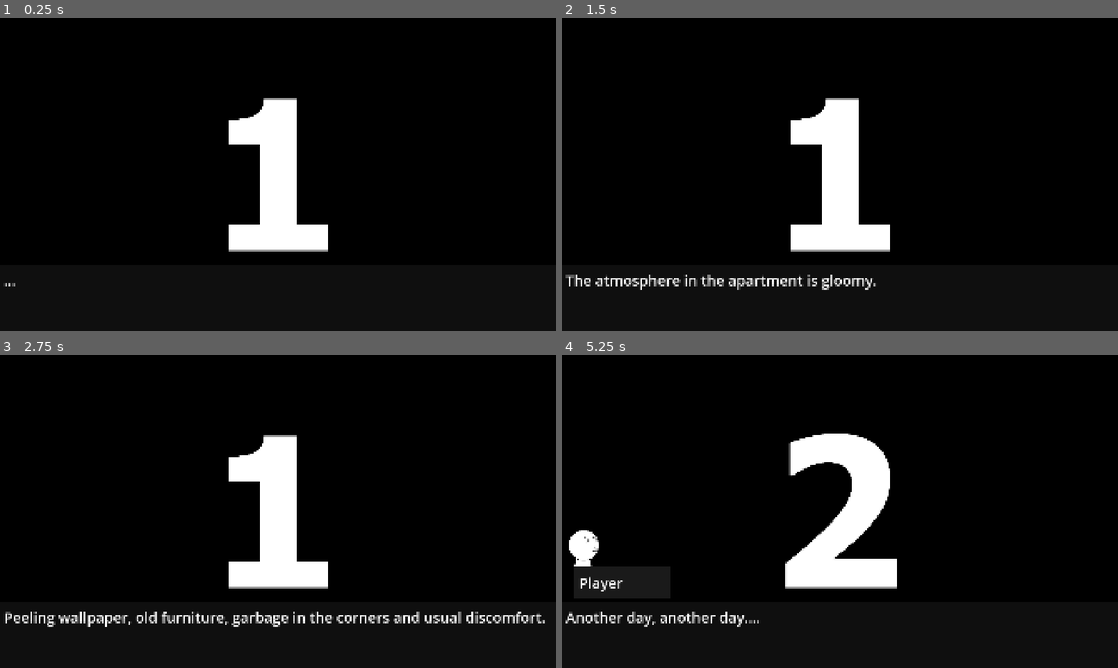
Above: before the commit, frames 1-4 (two rows, left to right).
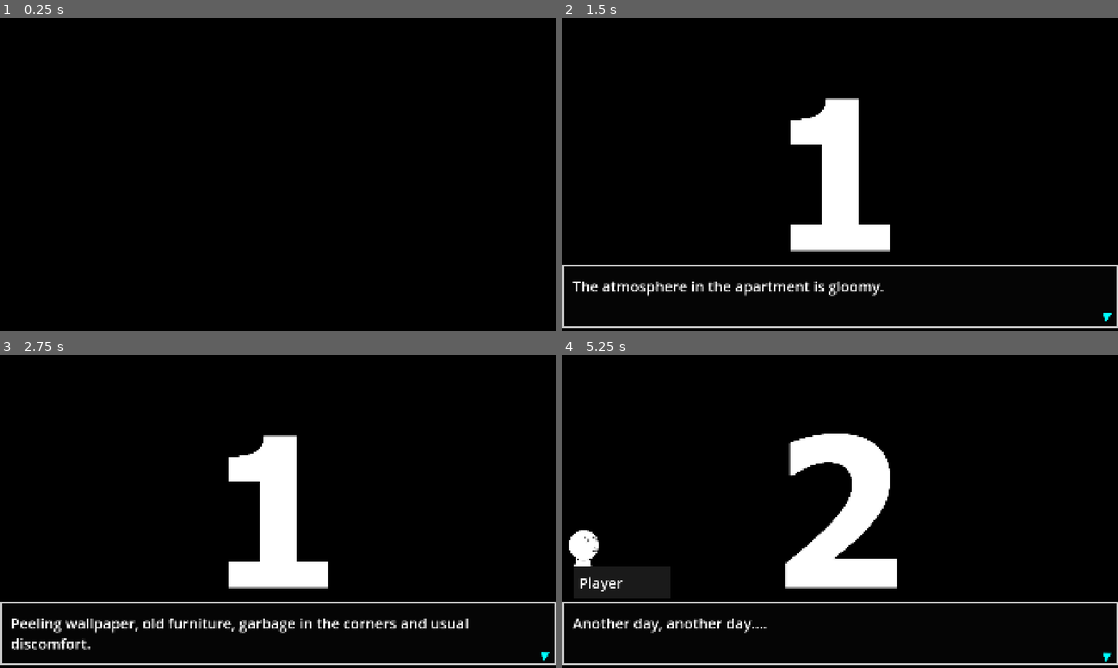
Above: after the commit, the same moments.

Repository: mathew-tran/jamegam50
Game: Godot game, scene res://Scenes/Title.tscn
Two runs of this game, one before a commit and one after it. Both use one fixed random seed, a clock stepped at 60 frames per second and the inputs below. Before the commit the project starts from res://Scenes/Main.tscn.
Inputs (mouse positions are in pixels of both pictures, inside the frame that each line leads up to):
- Up to frame 1 (0.25 s): no input
- Up to frame 2 (1.5 s): move the mouse to (962, 158) at 0.52 s; press the mouse at (962, 158) at 0.53 s; tap Enter at 1.25 s; move the mouse to (728, 190) at 1.27 s; release the mouse at (728, 190) at 1.28 s; click (728, 190) at 1.35 s
- Up to frame 3 (2.75 s): tap Space at 2 s; move the mouse to (333, 442) at 2.02 s; press the mouse at (333, 442) at 2.03 s
- Up to frame 4 (5.25 s): tap Enter at 2.75, 4.25 s; move the mouse to (812, 574) at 2.77 s; release the mouse at (812, 574) at 2.78 s; click (812, 574) at 2.85 s; tap Space at 3.5, 5 s; move the mouse to (1006, 558) at 3.52 s; press the mouse at (1006, 558) at 3.53 s; move the mouse to (673, 464) at 4.27 s; release the mouse at (673, 464) at 4.28 s; click (673, 464) at 4.35 s; move the mouse to (867, 511) at 5.02 s; press the mouse at (867, 511) at 5.03 s

The runs differ from the first frame. In frame 1, 4.7% of the frame differs, in the area x 0-59%, y 25-86%; in frame 2, 2.9%; in frame 3, 4.3%; in frame 4, 2.2%.

Commit message:
add transition scene

Diff:
--- /dev/null
+++ b/Prefabs/Autoload/TransitionScene.tscn
@@ -0,0 +1,102 @@
+[gd_scene load_steps=9 format=3 uid="uid://jsqg7rvmk1le"]
+
+[ext_resource type="Script" uid="uid://8onqdtieylkg" path="res://Scripts/Autoload/TransitionScene.gd" id="1_bfmyn"]
+[ext_resource type="AudioStream" uid="uid://b7m2orjiytd7l" path="res://Audio/SFX/static.ogg" id="2_83n5x"]
+
+[sub_resource type="FastNoiseLite" id="FastNoiseLite_nw0oy"]
+noise_type = 5
+frequency = 1.0
+domain_warp_enabled = true
+domain_warp_frequency = 2.0
+
+[sub_resource type="NoiseTexture2D" id="NoiseTexture2D_ciiyh"]
+width = 1920
+height = 1080
+seamless = true
+seamless_blend_skirt = 0.58
+noise = SubResource("FastNoiseLite_nw0oy")
+
+[sub_resource type="StyleBoxTexture" id="StyleBoxTexture_bfmyn"]
+texture = SubResource("NoiseTexture2D_ciiyh")
+
+[sub_resource type="Animation" id="Animation_ohxp3"]
+resource_name = "animateIn"
+length = 0.4
+tracks/0/type = "value"
+tracks/0/imported = false
+tracks/0/enabled = true
+tracks/0/path = NodePath("Panel:modulate")
+tracks/0/interp = 1
+tracks/0/loop_wrap = true
+tracks/0/keys = {
+"times": PackedFloat32Array(0, 0.333333),
+"transitions": PackedFloat32Array(1, 1),
+"update": 0,
+"values": [Color(1, 1, 1, 0), Color(1, 1, 1, 1)]
+}
+tracks/1/type = "value"
+tracks/1/imported = false
+tracks/1/enabled = true
+tracks/1/path = NodePath("AudioStreamPlayer2D:playing")
+tracks/1/interp = 1
+tracks/1/loop_wrap = true
+tracks/1/keys = {
+"times": PackedFloat32Array(0, 0.24, 0.4),
+"transitions": PackedFloat32Array(1, 1, 1),
+"update": 1,
+"values": [false, true, false]
+}
+
+[sub_resource type="Animation" id="Animation_ufw5x"]
+length = 0.001
+tracks/0/type = "value"
+tracks/0/imported = false
+tracks/0/enabled = true
+tracks/0/path = NodePath("Panel:modulate")
+tracks/0/interp = 1
+tracks/0/loop_wrap = true
+tracks/0/keys = {
+"times": PackedFloat32Array(0),
+"transitions": PackedFloat32Array(1),
+"update": 0,
+"values": [Color(1, 1, 1, 1)]
+}
+tracks/1/type = "value"
+tracks/1/imported = false
+tracks/1/enabled = true
+tracks/1/path = NodePath("AudioStreamPlayer2D:playing")
+tracks/1/interp = 1
+tracks/1/loop_wrap = true
+tracks/1/keys = {
+"times": PackedFloat32Array(0),
+"transitions": PackedFloat32Array(1),
+"update": 1,
+"values": [false]
+}
+
+[sub_resource type="AnimationLibrary" id="AnimationLibrary_iyff8"]
+_data = {
+&"RESET": SubResource("Animation_ufw5x"),
+&"animateIn": SubResource("Animation_ohxp3")
+}
+
+[node name="TransitionScene" type="CanvasLayer"]
+process_mode = 3
+script = ExtResource("1_bfmyn")
+
+[node name="Panel" type="Panel" parent="."]
+anchors_preset = 15
+anchor_right = 1.0
+anchor_bottom = 1.0
+grow_horizontal = 2
+grow_vertical = 2
+mouse_filter = 2
+theme_override_styles/panel = SubResource("StyleBoxTexture_bfmyn")
+
+[node name="AnimationPlayer" type="AnimationPlayer" parent="."]
+libraries = {
+&"": SubResource("AnimationLibrary_iyff8")
+}
+
+[node name="AudioStreamPlayer2D" type="AudioStreamPlayer2D" parent="."]
+stream = ExtResource("2_83n5x")
--- a/Prefabs/Player.tscn
+++ b/Prefabs/Player.tscn
@@ -47,6 +47,7 @@
 debug_path_custom_line_width = 3.05
 
 [node name="Waypoint" type="Sprite2D" parent="."]
+visible = false
 light_mask = 2
 visibility_layer = 2
 texture = ExtResource("3_b43ah")
--- a/Scenes/Cutscene.tscn
+++ b/Scenes/Cutscene.tscn
@@ -6,6 +6,7 @@
 [ext_resource type="Texture2D" uid="uid://col6mb1s1fvko" path="res://Art/CutSceneStills/Test2.png" id="4_0m8yb"]
 [ext_resource type="Texture2D" uid="uid://dbeodcufdlern" path="res://Art/CutSceneStills/Test3.png" id="5_kweal"]
 [ext_resource type="Texture2D" uid="uid://dwnj62rvpsn7r" path="res://Art/Player/PlayerFace.png" id="6_kweal"]
+[ext_resource type="Texture2D" uid="uid://bq5kwh30qkar5" path="res://Art/UI/CutSceneContinueArrow.png" id="7_g4us0"]
 
 [sub_resource type="Resource" id="Resource_idm0t"]
 script = ExtResource("2_idm0t")
@@ -29,12 +30,56 @@
 MusicType = 2
 metadata/_custom_type_script = "uid://byqjsgo6271ad"
 
+[sub_resource type="StyleBoxFlat" id="StyleBoxFlat_g4us0"]
+bg_color = Color(0.0214346, 0.0214346, 0.0214346, 1)
+border_width_left = 5
+border_width_top = 5
+border_width_right = 5
+border_width_bottom = 5
+
 [sub_resource type="StyleBoxFlat" id="StyleBoxFlat_kweal"]
 bg_color = Color(0.103744, 0.103744, 0.103743, 1)
 expand_margin_left = 20.0
 expand_margin_top = 20.0
 expand_margin_right = 20.0
 expand_margin_bottom = 20.0
+
+[sub_resource type="Animation" id="Animation_g4us0"]
+resource_name = "animate"
+loop_mode = 1
+tracks/0/type = "value"
+tracks/0/imported = false
+tracks/0/enabled = true
+tracks/0/path = NodePath("TextureRect2:position")
+tracks/0/interp = 1
+tracks/0/loop_wrap = true
+tracks/0/keys = {
+"times": PackedFloat32Array(0, 0.166667, 0.333333),
+"transitions": PackedFloat32Array(1, 1, 1),
+"update": 0,
+"values": [Vector2(1862, 1022), Vector2(1862, 1000), Vector2(1862, 1022)]
+}
+
+[sub_resource type="Animation" id="Animation_dqmat"]
+length = 0.001
+tracks/0/type = "value"
+tracks/0/imported = false
+tracks/0/enabled = true
+tracks/0/path = NodePath("TextureRect2:position")
+tracks/0/interp = 1
+tracks/0/loop_wrap = true
+tracks/0/keys = {
+"times": PackedFloat32Array(0),
+"transitions": PackedFloat32Array(1),
+"update": 0,
+"values": [Vector2(1862, 1022)]
+}
+
+[sub_resource type="AnimationLibrary" id="AnimationLibrary_bnhl5"]
+_data = {
+&"RESET": SubResource("Animation_dqmat"),
+&"animate": SubResource("Animation_g4us0")
+}
 
 [node name="CutScene" type="Node2D"]
 process_mode = 3
@@ -61,16 +106,18 @@
 anchor_right = 1.0
 anchor_bottom = 1.0
 offset_top = -228.0
+offset_bottom = -11.0
 grow_horizontal = 2
 grow_vertical = 0
+theme_override_styles/panel = SubResource("StyleBoxFlat_g4us0")
 
 [node name="RichTextLabel" type="RichTextLabel" parent="CanvasLayer/Panel"]
 layout_mode = 1
 anchors_preset = 15
 anchor_right = 1.0
 anchor_bottom = 1.0
-offset_left = 12.0
-offset_top = 16.0
+offset_left = 36.0
+offset_top = 37.0
 offset_right = -17.0
 offset_bottom = -18.0
 grow_horizontal = 2
@@ -102,3 +149,15 @@
 theme_override_font_sizes/font_size = 50
 theme_override_styles/normal = SubResource("StyleBoxFlat_kweal")
 text = "PlayerName"
+
+[node name="TextureRect2" type="TextureRect" parent="CanvasLayer"]
+offset_left = 1862.0
+offset_top = 1022.0
+offset_right = 1902.0
+offset_bottom = 1062.0
+texture = ExtResource("7_g4us0")
+
+[node name="AnimationPlayer" type="AnimationPlayer" parent="CanvasLayer"]
+libraries = {
+&"": SubResource("AnimationLibrary_bnhl5")
+}
--- /dev/null
+++ b/Scenes/Title.tscn
@@ -0,0 +1,17 @@
+[gd_scene load_steps=3 format=3 uid="uid://bjwc1x8a33x0h"]
+
+[ext_resource type="Script" uid="uid://cgh7midq3rr6c" path="res://Scripts/Title.gd" id="1_tochr"]
+
+[sub_resource type="StyleBoxFlat" id="StyleBoxFlat_phf2g"]
+bg_color = Color(0, 0, 0, 1)
+
+[node name="Node2D" type="CanvasLayer"]
+script = ExtResource("1_tochr")
+
+[node name="Panel" type="Panel" parent="."]
+anchors_preset = 15
+anchor_right = 1.0
+anchor_bottom = 1.0
+grow_horizontal = 2
+grow_vertical = 2
+theme_override_styles/panel = SubResource("StyleBoxFlat_phf2g")
--- /dev/null
+++ b/Scripts/Autoload/TransitionScene.gd
@@ -0,0 +1,12 @@
+extends CanvasLayer
+
+class_name TransitionSceneManager
+
+func TransitionToScene(newPackedScene : PackedScene):
+	$AnimationPlayer.speed_scale = 1
+	$AnimationPlayer.play("animateIn")
+	$AudioStreamPlayer2D.pitch_scale = randf_range(1, 1.3)
+	await $AnimationPlayer.animation_finished
+	get_tree().change_scene_to_packed(newPackedScene)
+	$AnimationPlayer.speed_scale = 2
+	$AnimationPlayer.play_backwards("animateIn")
--- a/Scripts/Cutscene.gd
+++ b/Scripts/Cutscene.gd
@@ -12,6 +12,7 @@
 
 func _ready() -> void:
 	get_tree().paused = true
+	$CanvasLayer/AnimationPlayer.play("animate")
 	PlayNextScene()
 
 func PlayNextScene():
--- a/Scripts/InteractableItemChangeScenes.gd
+++ b/Scripts/InteractableItemChangeScenes.gd
@@ -4,4 +4,5 @@
 @export var SceneToChangeTo : PackedScene
 
 func DoPostInteraction():
-	get_tree().change_scene_to_packed(SceneToChangeTo)
+	TransitionScene.TransitionToScene(SceneToChangeTo)
+	queue_free()
--- /dev/null
+++ b/Scripts/Title.gd
@@ -0,0 +1,4 @@
+extends CanvasLayer
+
+func _ready() -> void:
+	TransitionScene.TransitionToScene(load("res://Scenes/Main.tscn"))
--- a/project.godot
+++ b/project.godot
@@ -11,7 +11,7 @@
 [application]
 
 config/name="jamegam50"
-run/main_scene="uid://cnsfdc5wb0cb1"
+run/main_scene="uid://bjwc1x8a33x0h"
 config/features=PackedStringArray("4.4", "Forward Plus")
 config/icon="res://icon.svg"
 
@@ -19,6 +19,7 @@
 
 Finder="*res://Scripts/Autoload/Finder.gd"
 Jukebox="*res://Prefabs/Autoload/Jukebox.tscn"
+TransitionScene="*res://Prefabs/Autoload/TransitionScene.tscn"
 
 [display]
 
Binary file added: Art/UI/CutSceneContinueArrow.png
Not shown, added: Art/UI/CutSceneContinueArrow.png.import
Not shown, added: Audio/SFX/drawer.ogg.import
Not shown, added: Audio/SFX/static.ogg.import
Not shown: 1 places in Scenes/Cutscene.tscn that only renumber resources
Not shown, added: Scripts/Autoload/TransitionScene.gd.uid
Not shown, added: Scripts/Title.gd.uid
Not shown, added: Audio/SFX/drawer.ogg
Not shown, added: Audio/SFX/static.ogg
